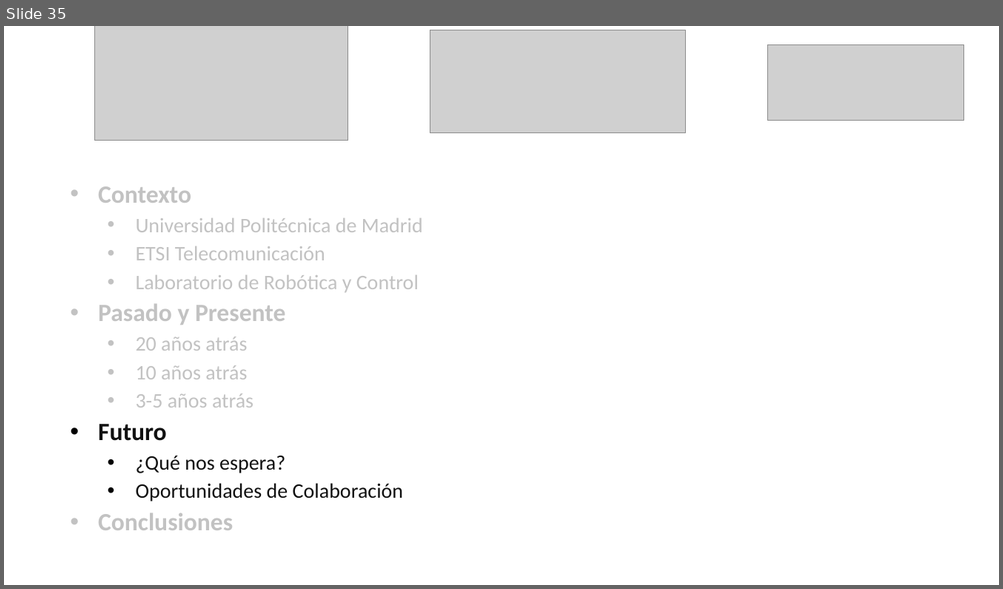
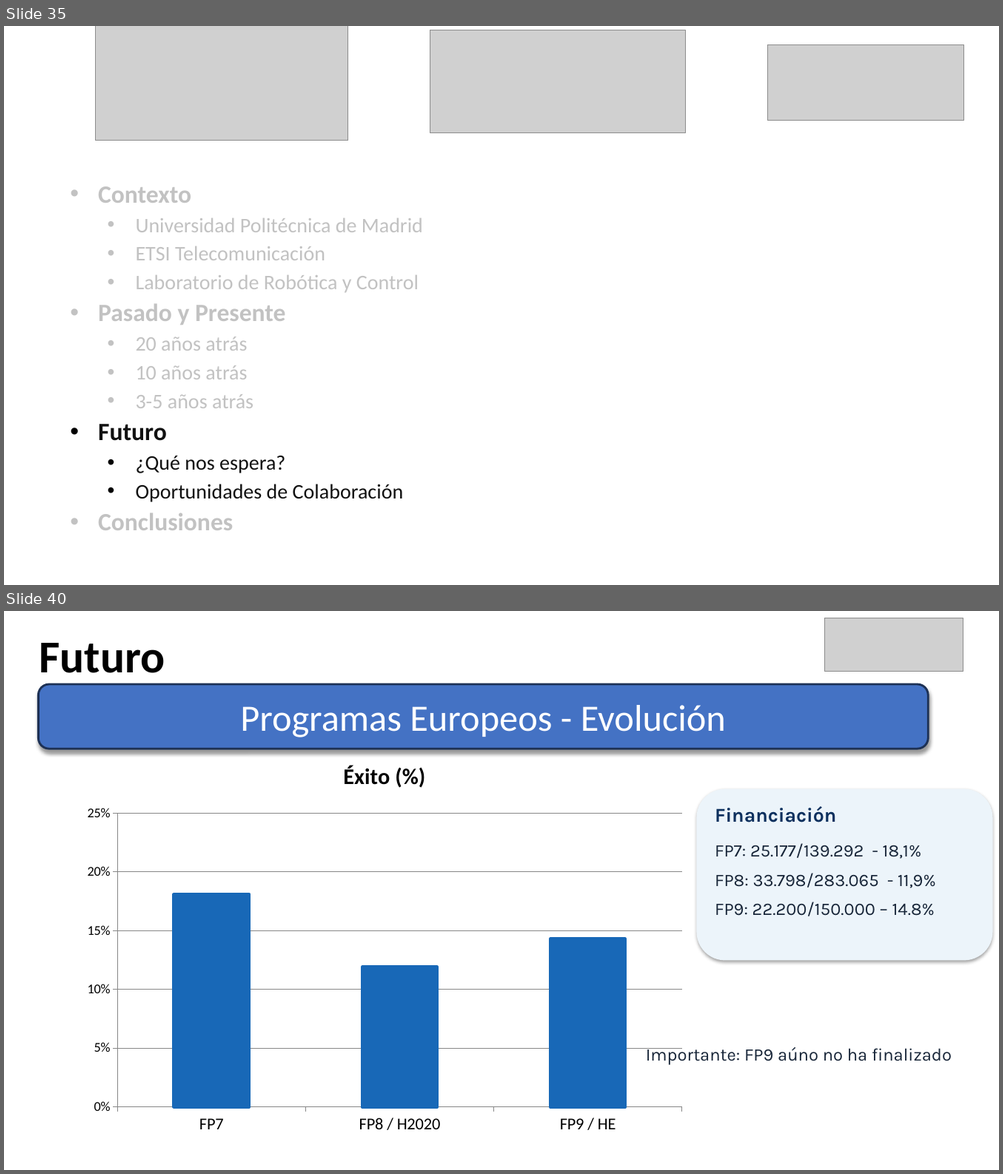
Before and after one commit to aguti/2026_Paraguay, a slide deck: projects/20261105_Robolabo_Paraguay_PROYECTOS.pptx. Shown one above the other, each under a label of ours: slide 35 before the commit, slides 35 and 40 after it; the slides between them are not shown. The pictures are 1003x589 and 1003x1174 pixels, drawn with LibreOffice and Linux fonts; fonts in the diff are those of the drawing; grey boxes stand for pictures. Boxes give left, top, right and bottom in pixels: in the first picture for what was removed or moved away, otherwise in the second. Text is boxed around its words. In the diff, an @@ line names an element or a change of style, - is before the commit and + after.

```diff
--- a/projects/20261105_Robolabo_Paraguay_PROYECTOS.pptx
+++ b/projects/20261105_Robolabo_Paraguay_PROYECTOS.pptx
@@ slide 40 added at (4, 611, 999, 1170), background #FFFFFF @@
@@ picture added at (825, 618, 963, 672) @@
@@ text added at (40, 643, 165, 684), 44 pt, text #000000, bold @@
+Futuro
@@ rounded rectangle added at (38, 684, 928, 749), fill #4472C4, outline #1D3155 2 pt, 36 pt, text #FFFFFF @@
+Programas Europeos - Evolución
@@ column chart added at (75, 743, 694, 1143) @@
+title "Éxito (%)"
+categories: FP7, FP8 / H2020, FP9 / HE
+Éxito (%): 18.1, 11.9, 14.3
@@ rounded rectangle added at (697, 789, 993, 961), fill #ECF4FA @@
@@ text added at (714, 806, 836, 823), 19 pt, text #0D305E, bold @@
+Financiación
@@ text added at (714, 843, 936, 917), 17 pt, text #162437 @@
+FP7: 25.177/139.292 - 18,1%
+FP8: 33.798/283.065 - 11,9%
+FP9: 22.200/150.000 – 14.8%
@@ text added at (646, 1048, 951, 1065), 17 pt, text #162437 @@
+Importante: FP9 aúno no ha finalizado
```
Also in this commit, not shown: 7 slides changed, 1 slide removed, 1 other file.
